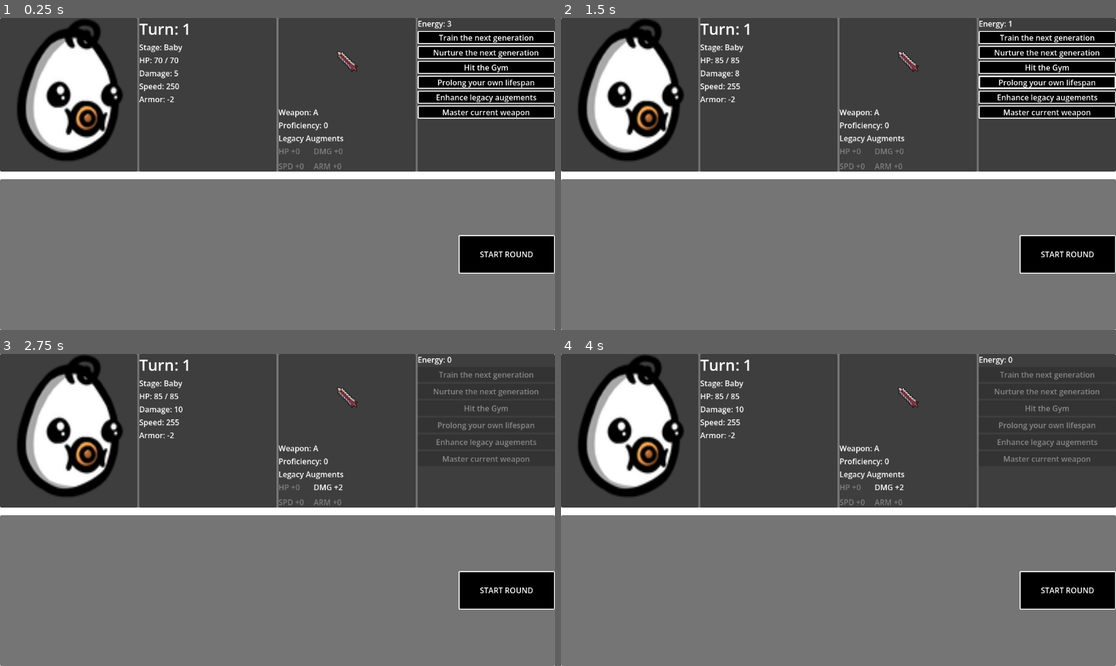
Above: before the commit, frames 1-4 (two rows, left to right).
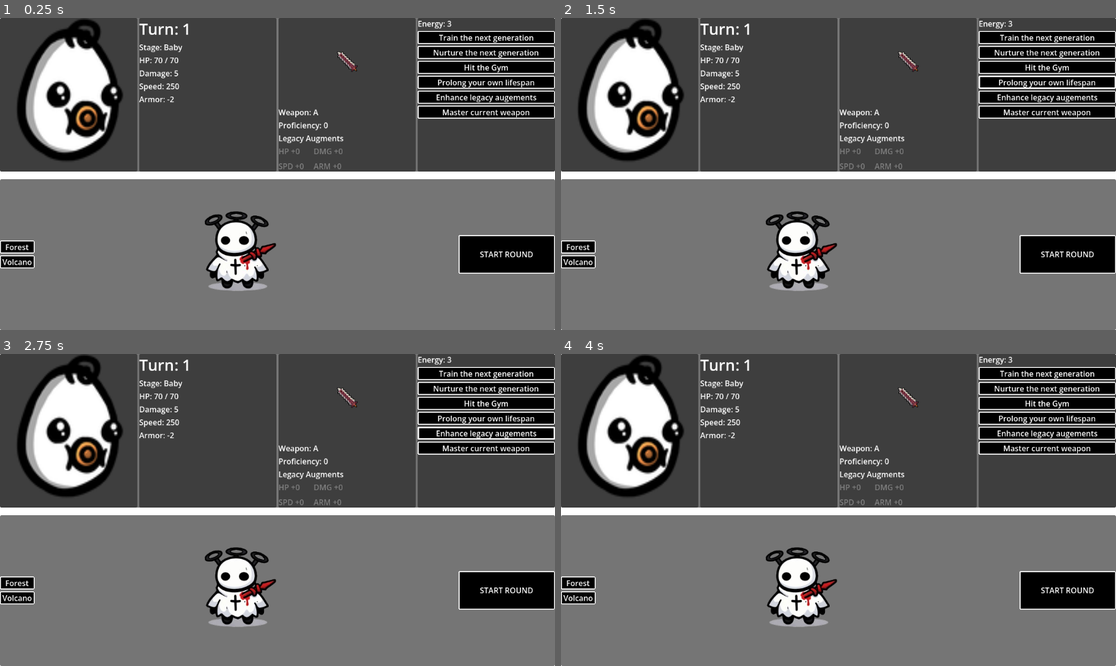
Above: after the commit, the same moments.

Repository: JZ-Zhou-UofC/Calgary-Hacks-2026-John-Vincent
Game: Godot game, scene res://scenes/main.tscn
The game is run twice, just before and just after one commit, with the same random seed, the same clock (stepped at 60 frames per second) and the same inputs.
Inputs (mouse positions are in pixels of both pictures, inside the frame that each line leads up to):
- Up to frame 1 (0.25 s): no input
- Up to frame 2 (1.5 s): click "Hit the Gym" at 0.5 s; click "Prolong your own lifespan" at 1.25 s
- Up to frame 3 (2.75 s): click "Enhance legacy augements" at 2 s
- Up to frame 4 (4 s): click (672, 516) at 2.77 s; click (672, 516) at 3.52 s

The runs differ from the first frame. In frame 1, 2.6% of the frame differs, in the area x 0-50%, y 61-88%; in frame 2, 2.7%; in frame 3, 9.1%, in the area x 0-100%, y 0-88%; in frame 4, 9.1%.

Commit message:
map selection

Diff:
--- a/scenes/hub/hub.gd
+++ b/scenes/hub/hub.gd
@@ -1,5 +1,4 @@
 extends Control
-
 
 #################################################
 # TEXTURES
@@ -18,15 +17,37 @@
 	"C": preload("res://assets/weapons/weapon_C.png")
 }
 
+#################################################
+# BOSS MAP TEXTURES
+#################################################
+
+var boss_map_textures = {
+	1: preload("res://assets/characters/young_boss.png"),
+	3: preload("res://assets/characters/prime_boss.png"),
+	6: preload("res://assets/characters/old_boss.png"),
+}
 
 #################################################
 # NODE REFERENCES
 #################################################
 
+# Boss map button (TextureButton)
+@onready var boss_map_button = $MainVBox/MapPanel/MapVBox/MapColumns/BossColumn/BossMapButton
+
+# Normal map buttons
+@onready var map_button_1 = $MainVBox/MapPanel/MapVBox/MapColumns/CenterContainer/NormalMapsColumn/MapButton1
+@onready var map_button_2 = $MainVBox/MapPanel/MapVBox/MapColumns/CenterContainer/NormalMapsColumn/MapButton2
+
+# Start button
+@onready var start_button = $MainVBox/MapPanel/MapVBox/MapColumns/StartButton/StartButton
+
+# Character portrait
 @onready var portrait_texture = $MainVBox/CharacterPanel/CharacterHBox/PortraitPanel/PortraitTexture
+
+# Weapon image
 @onready var weapon_image = $MainVBox/CharacterPanel/CharacterHBox/WeaponPanel/VBoxContainer/WeaponImage
 
-# Stats
+# Stats labels
 @onready var turn_label = $MainVBox/CharacterPanel/CharacterHBox/StatsPanel/VBoxContainer/TurnLabel
 @onready var life_stage_label = $MainVBox/CharacterPanel/CharacterHBox/StatsPanel/VBoxContainer/LifeStageLabel
 @onready var hp_label = $MainVBox/CharacterPanel/CharacterHBox/StatsPanel/VBoxContainer/HPLabel
@@ -34,19 +55,18 @@
 @onready var speed_label = $MainVBox/CharacterPanel/CharacterHBox/StatsPanel/VBoxContainer/SpeedLabel
 @onready var armor_label = $MainVBox/CharacterPanel/CharacterHBox/StatsPanel/VBoxContainer/ArmorLabel
 
-# Weapon
+# Weapon labels
 @onready var weapon_type_label = $MainVBox/CharacterPanel/CharacterHBox/WeaponPanel/VBoxContainer/WeaponTypeLabel
 @onready var proficiency_label = $MainVBox/CharacterPanel/CharacterHBox/WeaponPanel/VBoxContainer/ProficiencyLabel
 
-# Legacy Grid
+# Legacy labels
 @onready var legacy_hp_label = $MainVBox/CharacterPanel/CharacterHBox/WeaponPanel/VBoxContainer/GridContainer/LegacyHPLabel
 @onready var legacy_damage_label = $MainVBox/CharacterPanel/CharacterHBox/WeaponPanel/VBoxContainer/GridContainer/LegacyDamageLabel
 @onready var legacy_speed_label = $MainVBox/CharacterPanel/CharacterHBox/WeaponPanel/VBoxContainer/GridContainer/LegacySpeedLabel
 @onready var legacy_armor_label = $MainVBox/CharacterPanel/CharacterHBox/WeaponPanel/VBoxContainer/GridContainer/LegacyArmorLabel
 
-# Options
+# Energy + option buttons
 @onready var energy_label = $MainVBox/CharacterPanel/CharacterHBox/OptionPanel/VBoxContainer/EnergyLabel
-
 @onready var train_button = $MainVBox/CharacterPanel/CharacterHBox/OptionPanel/VBoxContainer/TrainButton
 @onready var legacy_button = $MainVBox/CharacterPanel/CharacterHBox/OptionPanel/VBoxContainer/LegacyButton
 @onready var lifespan_button = $MainVBox/CharacterPanel/CharacterHBox/OptionPanel/VBoxContainer/LifespanButton
@@ -54,15 +74,16 @@
 @onready var master_weapon_button = $MainVBox/CharacterPanel/CharacterHBox/OptionPanel/VBoxContainer/MasterWeaponButton
 @onready var hit_gym_button = $MainVBox/CharacterPanel/CharacterHBox/OptionPanel/VBoxContainer/HitGymButton
 
-
 #################################################
 # INITIALIZATION
 #################################################
 
 func _ready():
 
+	setup_map_panel()
 	update_ui()
-
+	update_map_selection_visual()
+	update_start_button()
 
 #################################################
 # MAIN UI UPDATE
@@ -75,7 +96,98 @@
 	update_option_panel()
 	update_portrait()
 	update_legacy_grid()
-
+	update_boss_map_texture()
+
+#################################################
+# MAP PANEL SETUP
+#################################################
+
+func setup_map_panel():
+
+	map_button_1.text = "Forest"
+	map_button_2.text = "Volcano"
+
+#################################################
+# BOSS MAP TEXTURE UPDATE
+#################################################
+
+func update_boss_map_texture():
+
+	var current_turn = GameState.turn
+
+	var thresholds = boss_map_textures.keys()
+	thresholds.sort()
+
+	var selected_texture = boss_map_textures[thresholds[0]]
+
+	for turn_threshold in thresholds:
+		if current_turn >= turn_threshold:
+			selected_texture = boss_map_textures[turn_threshold]
+
+	boss_map_button.texture_normal = selected_texture
+
+#################################################
+# MAP SELECTION
+#################################################
+
+func _on_map_button_1_pressed():
+
+	GameState.selected_map = "Forest"
+	update_map_selection_visual()
+	update_start_button()
+
+func _on_map_button_2_pressed():
+
+	GameState.selected_map = "Volcano"
+	update_map_selection_visual()
+	update_start_button()
+
+func _on_boss_map_button_pressed():
+
+	GameState.selected_map = "Boss"
+	update_map_selection_visual()
+	update_start_button()
+
+#################################################
+# MAP VISUAL UPDATE
+#################################################
+
+func update_map_selection_visual():
+
+	map_button_1.modulate = Color.WHITE
+	map_button_2.modulate = Color.WHITE
+	boss_map_button.modulate = Color.WHITE
+
+	match GameState.selected_map:
+
+		"Forest":
+			map_button_1.modulate = Color(0.4, 1, 0.4)
+
+		"Volcano":
+			map_button_2.modulate = Color(0.4, 1, 0.4)
+
+		"Boss":
+			boss_map_button.modulate = Color(1, 0.4, 0.4)
+
+#################################################
+# START BUTTON UPDATE
+#################################################
+
+func update_start_button():
+
+	start_button.disabled = GameState.selected_map == ""
+
+#################################################
+# START ROUND
+#################################################
+
+func _on_start_button_pressed():
+
+	if GameState.selected_map == "":
+		return
+
+	GameState.prepare_for_new_round()
+	SceneManager.goto_arena()
 
 #################################################
 # STATS PANEL
@@ -86,18 +198,12 @@
 	var player = GameState.player
 
 	turn_label.text = "Turn: " + str(GameState.turn)
-
 	life_stage_label.text = "Stage: " + life_stage_to_string(GameState.life_stage)
-
 	hp_label.text = "HP: " + str(player["hp"]) + " / " + str(player["max_hp"])
-
 	damage_label.text = "Damage: " + str(player["damage"])
-
 	speed_label.text = "Speed: " + str(player["speed"])
-
 	armor_label.text = "Armor: " + str(player["armor"])
 
-
 #################################################
 # WEAPON PANEL
 #################################################
@@ -109,13 +215,10 @@
 	weapon_type_label.text = "Weapon: " + weapon_type
 
 	var prof = GameState.player["weapon_proficiency"][weapon_type]
-
 	proficiency_label.text = "Proficiency: " + str(prof)
 
 	if weapon_textures.has(weapon_type):
-
 		weapon_image.texture = weapon_textures[weapon_type]
-
 
 #################################################
 # OPTION PANEL
@@ -136,7 +239,6 @@
 	master_weapon_button.disabled = not has_energy
 	hit_gym_button.disabled = not has_energy
 
-
 #################################################
 # LEGACY GRID
 #################################################
@@ -150,19 +252,15 @@
 	update_legacy_label(legacy_speed_label, "SPD", legacy["speed"])
 	update_legacy_label(legacy_armor_label, "ARM", legacy["armor"])
 
-
 func update_legacy_label(label: Label, stat: String, value: int):
 
 	label.text = stat + " +" + str(value)
-
-	label.visible = true
 
 	if value > 0:
 		label.modulate = Color.WHITE
 	else:
 		label.modulate = Color(0.5,0.5,0.5)
 
-
 #################################################
 # PORTRAIT
 #################################################
@@ -172,69 +270,8 @@
 	var stage = GameState.life_stage
 
 	if portraits.has(stage):
-
 		portrait_texture.texture = portraits[stage]
 
-
-#################################################
-# BUTTON HANDLERS
-#################################################
-
-func _on_train_button_pressed():
-
-	if GameState.spend_energy_on_training():
-
-		update_ui()
-
-
-func _on_hit_gym_button_pressed():
-
-	print("Gym button pressed")
-
-	if GameState.spend_energy_on_hit_the_gym():
-
-		update_ui()
-
-
-func _on_master_weapon_button_pressed():
-
-	if GameState.spend_energy_on_master_weapon():
-
-		update_ui()
-
-
-func _on_legacy_button_pressed():
-
-	if GameState.spend_energy_on_legacy():
-
-		update_ui()
-
-
-func _on_lifespan_button_pressed():
-
-	if GameState.spend_energy_on_lifespan():
-
-		update_ui()
-
-
-func _on_nurture_button_pressed():
-
-	if GameState.spend_energy_on_child_nurture():
-
-		update_ui()
-
-
-#################################################
-# START ROUND
-#################################################
-
-func _on_start_button_pressed():
-
-	GameState.prepare_for_new_round()
-
-	SceneManager.goto_arena()
-
-
 #################################################
 # HELPER
 #################################################
@@ -243,20 +280,9 @@
 
 	match stage:
 
-		GameState.LifeStage.BABY:
-			return "Baby"
-
-		GameState.LifeStage.TEEN:
-			return "Teen"
-
-		GameState.LifeStage.PRIME:
-			return "Prime"
-
-		GameState.LifeStage.OLD:
-			return "Old"
+		GameState.LifeStage.BABY: return "Baby"
+		GameState.LifeStage.TEEN: return "Teen"
+		GameState.LifeStage.PRIME: return "Prime"
+		GameState.LifeStage.OLD: return "Old"
 
 	return "Unknown"
-
-
-func _on_build_muscle_button_pressed() -> void:
-	pass # Replace with function body.
--- a/scenes/hub/hub.tscn
+++ b/scenes/hub/hub.tscn
@@ -168,24 +168,25 @@
 layout_mode = 2
 size_flags_vertical = 3
 
-[node name="NormalMapsColumn" type="VBoxContainer" parent="MainVBox/MapPanel/MapVBox/MapColumns" unique_id=1009192098]
-layout_mode = 2
-size_flags_horizontal = 3
-
-[node name="TextureButton" type="TextureButton" parent="MainVBox/MapPanel/MapVBox/MapColumns/NormalMapsColumn" unique_id=1487043728]
-layout_mode = 2
-
-[node name="TextureButton2" type="TextureButton" parent="MainVBox/MapPanel/MapVBox/MapColumns/NormalMapsColumn" unique_id=777659720]
-layout_mode = 2
-
-[node name="TextureButton3" type="TextureButton" parent="MainVBox/MapPanel/MapVBox/MapColumns/NormalMapsColumn" unique_id=1170811075]
+[node name="CenterContainer" type="CenterContainer" parent="MainVBox/MapPanel/MapVBox/MapColumns" unique_id=1798489178]
+layout_mode = 2
+
+[node name="NormalMapsColumn" type="VBoxContainer" parent="MainVBox/MapPanel/MapVBox/MapColumns/CenterContainer" unique_id=1009192098]
+layout_mode = 2
+size_flags_horizontal = 3
+alignment = 1
+
+[node name="MapButton1" type="Button" parent="MainVBox/MapPanel/MapVBox/MapColumns/CenterContainer/NormalMapsColumn" unique_id=1367418955]
+layout_mode = 2
+
+[node name="MapButton2" type="Button" parent="MainVBox/MapPanel/MapVBox/MapColumns/CenterContainer/NormalMapsColumn" unique_id=1316611627]
 layout_mode = 2
 
 [node name="BossColumn" type="CenterContainer" parent="MainVBox/MapPanel/MapVBox/MapColumns" unique_id=1387599115]
 layout_mode = 2
 size_flags_horizontal = 3
 
-[node name="BossMapButton" type="TextureButton" parent="MainVBox/MapPanel/MapVBox/MapColumns/BossColumn" unique_id=2074656038]
+[node name="BossMapButton" type="TextureButton" parent="MainVBox/MapPanel/MapVBox/MapColumns/BossColumn" unique_id=918707971]
 custom_minimum_size = Vector2(200, 200)
 layout_mode = 2
 
@@ -202,4 +203,7 @@
 [connection signal="pressed" from="MainVBox/CharacterPanel/CharacterHBox/OptionPanel/VBoxContainer/LifespanButton" to="." method="_on_lifespan_button_pressed"]
 [connection signal="pressed" from="MainVBox/CharacterPanel/CharacterHBox/OptionPanel/VBoxContainer/LegacyButton" to="." method="_on_legacy_button_pressed"]
 [connection signal="pressed" from="MainVBox/CharacterPanel/CharacterHBox/OptionPanel/VBoxContainer/MasterWeaponButton" to="." method="_on_master_weapon_button_pressed"]
+[connection signal="pressed" from="MainVBox/MapPanel/MapVBox/MapColumns/CenterContainer/NormalMapsColumn/MapButton1" to="." method="_on_map_button_1_pressed"]
+[connection signal="pressed" from="MainVBox/MapPanel/MapVBox/MapColumns/CenterContainer/NormalMapsColumn/MapButton2" to="." method="_on_map_button_2_pressed"]
+[connection signal="pressed" from="MainVBox/MapPanel/MapVBox/MapColumns/BossColumn/BossMapButton" to="." method="_on_boss_map_button_pressed"]
 [connection signal="pressed" from="MainVBox/MapPanel/MapVBox/MapColumns/StartButton/StartButton" to="." method="_on_start_button_pressed"]
Binary file added: assets/characters/old_boss.png
Not shown, added: assets/characters/old_boss.png.import
Binary file added: assets/characters/prime_boss.png
Not shown, added: assets/characters/prime_boss.png.import
Binary file added: assets/characters/young_boss.png
Not shown, added: assets/characters/young_boss.png.import
